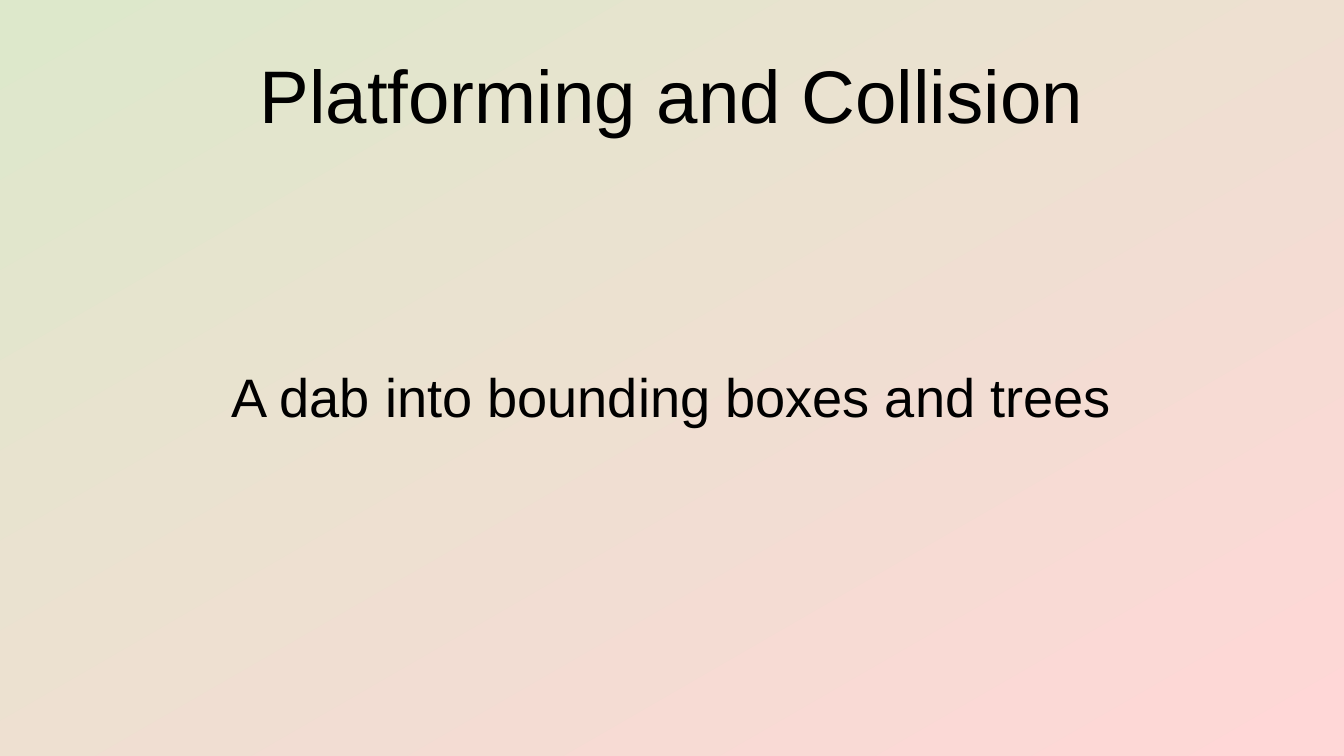
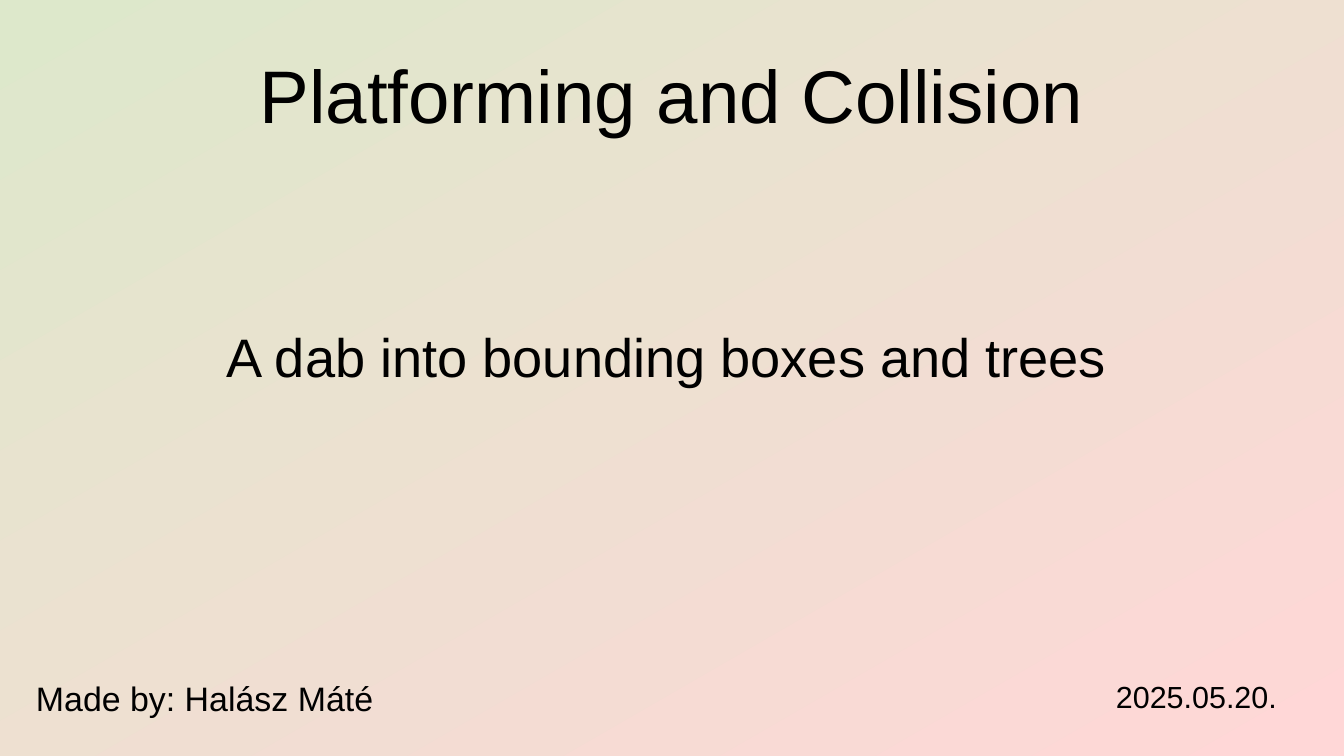
Before and after one commit to HalaszMateSandor-T1TNWL/Graphics, a slide deck: slide 1 of feladat/presentation/AABB_and_collision.odp. Drawn at 1344x756 pixels with LibreOffice and Linux fonts; fonts in the diff are those of the drawing. Boxes give left, top, right and bottom in pixels: in the first picture for what was removed or moved away, otherwise in the second. Text is boxed around its words. In the diff, an @@ line names an element or a change of style, - is before the commit and + after.

```diff
--- a/feladat/presentation/AABB_and_collision.odp
+++ b/feladat/presentation/AABB_and_collision.odp
@@ subtitle "A dab into bounding boxes ...": place and size @@
-subtitle "A dab into bounding boxes ..." at [232, 377, 1110, 427]
+subtitle "A dab into bounding boxes ..." at [227, 337, 1106, 386]
@@ text added at [36, 686, 373, 718], 20 pt, text #000000 @@
+Made by: Halász Máté
@@ text added at [1116, 686, 1277, 709], 18 pt, text #000000 @@
+2025.05.20.
```
Also in this commit, not shown: 3 other slides changed, 5 slides added, 7 other files.
